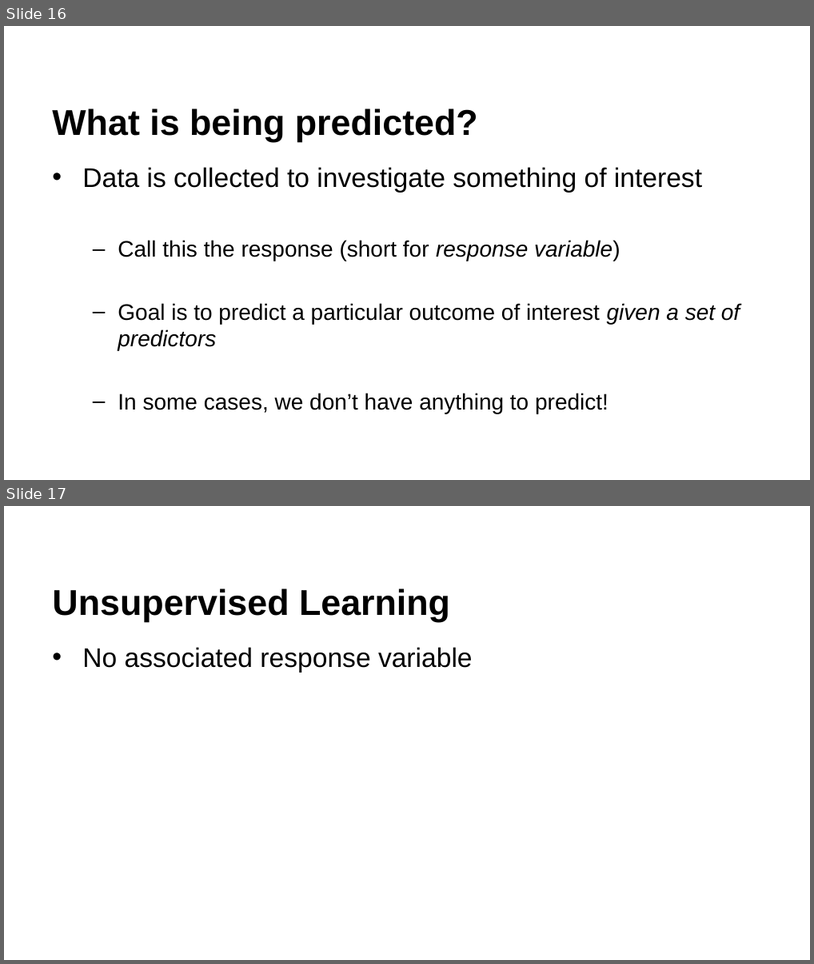
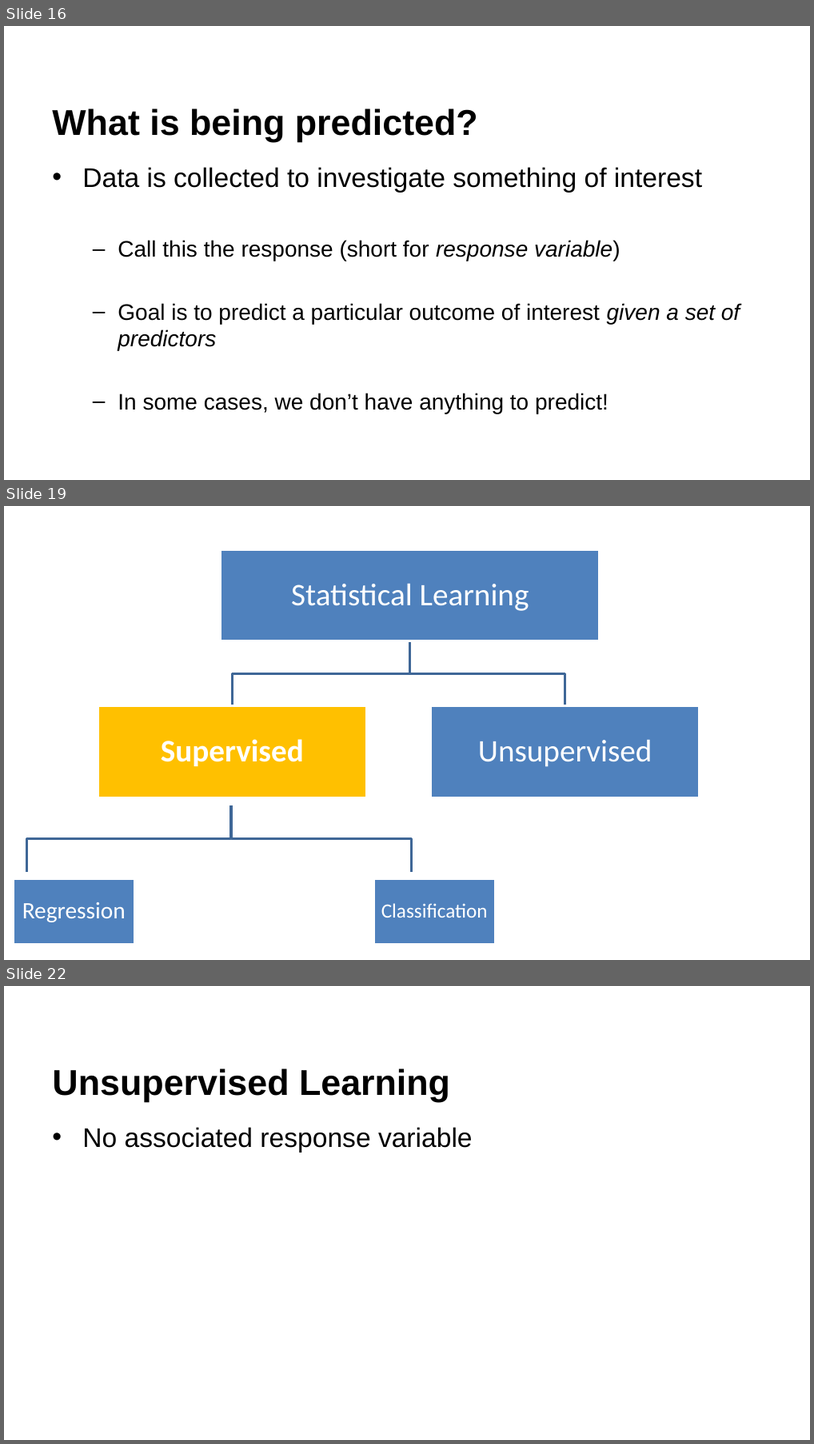
Before and after one commit to krisawilson/knn-workshop-spr25, a slide deck: k-nearest-neighbors.pptx. Shown one above the other, each under a label of ours: slides 16 and 17 before the commit, slides 16, 19 and 22 after it; the slides between them are not shown. The pictures are 814x964 and 814x1444 pixels, drawn with LibreOffice and Linux fonts; fonts in the diff are those of the drawing; background and template pictures are left out. Boxes give left, top, right and bottom in pixels: in the first picture for what was removed or moved away, otherwise in the second. Text is boxed around its words. In the diff, an @@ line names an element or a change of style, - is before the commit and + after.

```diff
--- a/k-nearest-neighbors.pptx
+++ b/k-nearest-neighbors.pptx
@@ slide 19 added at [4,506,810,960], background #FFFFFF @@
@@ group added at [98,549,700,797]: 3 rectangles, 3 texts, 2 freeform shapes @@
+Statistical Learning
+Supervised
+Unsupervised
@@ freeform shape added at [27,805,47,871], outline #3F6797 2 pt @@
@@ freeform shape added at [231,805,366,855], outline #3F6797 2 pt @@
@@ rectangle added at [13,879,134,944], fill #4F81BD, outline #FFFFFF 2 pt @@
@@ rectangle added at [374,879,496,944], fill #4F81BD, outline #FFFFFF 2 pt @@
@@ text added at [22,902,126,922], 21 pt, text #FFFFFF @@
+Regression
@@ text added at [382,903,488,917], 18 pt, text #FFFFFF @@
+Classification
@@ what was slide 17 is now slide 22 @@
```
Also in this commit, not shown: 7 slides changed, 9 other slides added, 5 slides removed, 1 other file.
